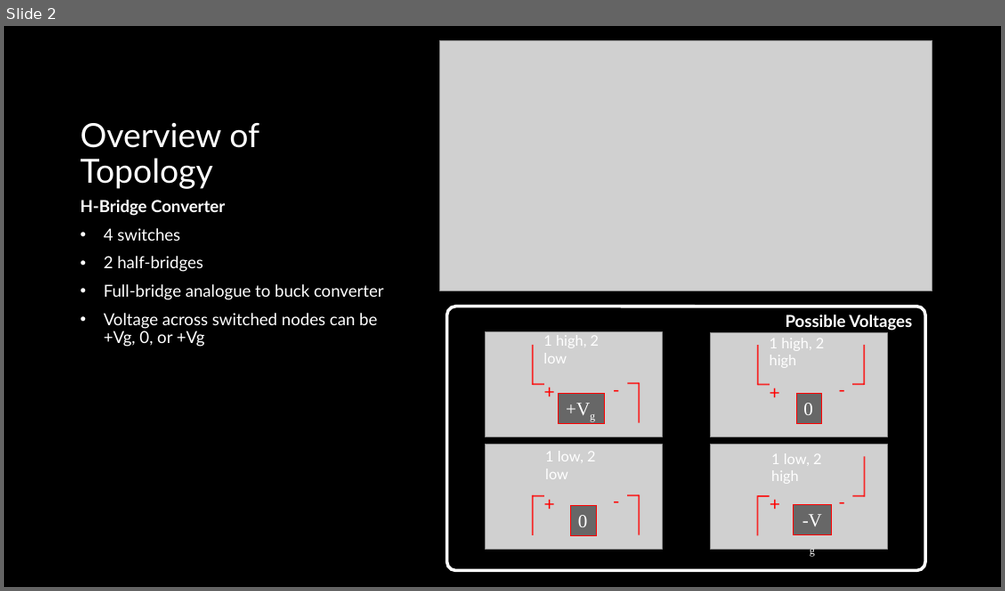
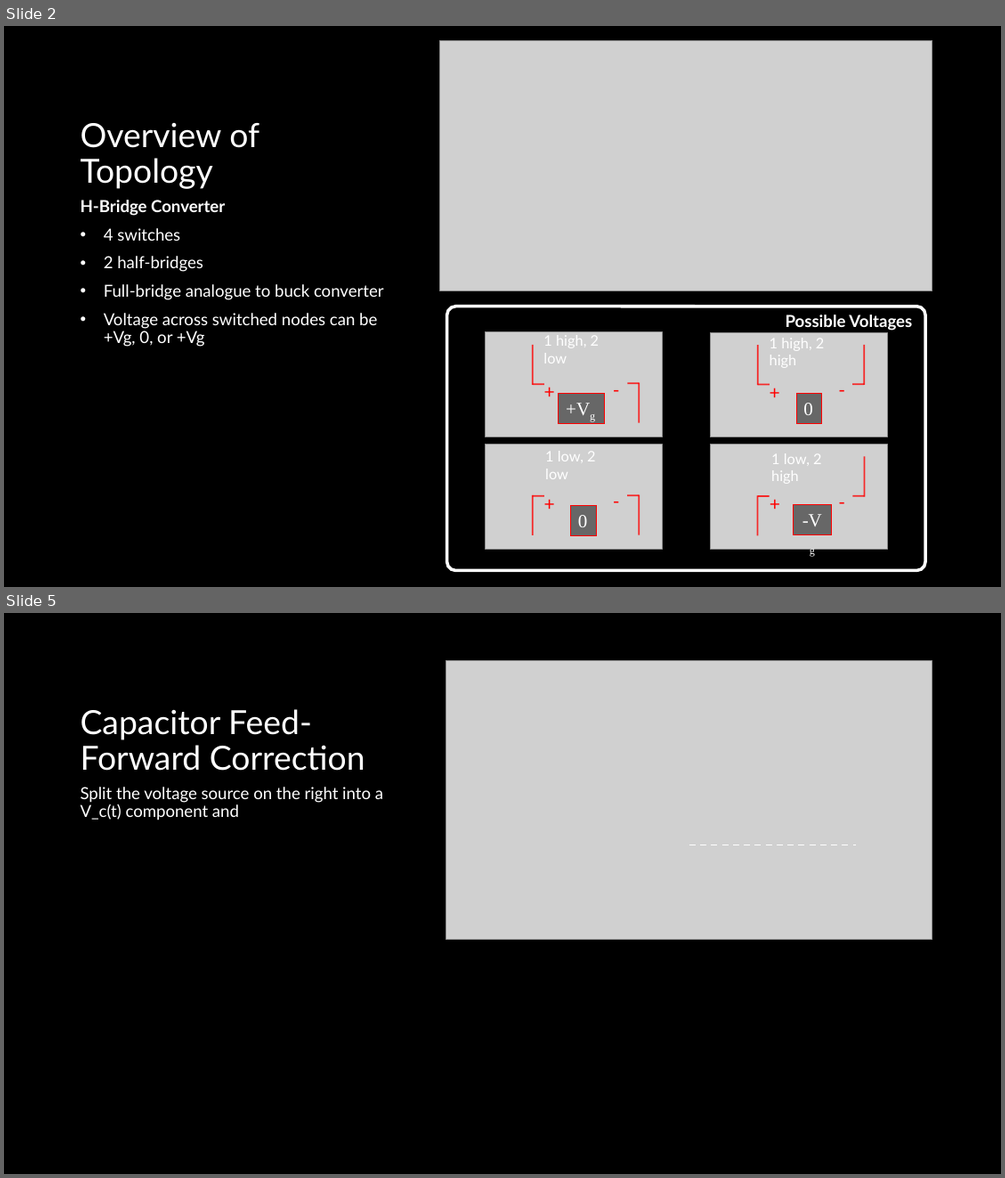
Before and after one commit to ut-ras/rm_electrical-supercap_v2, a slide deck: UT Robomasters – Supercap Power Stage Modeling.pptx. Shown one above the other, each under a label of ours: slide 2 before the commit, slides 2 and 5 after it; the slides between them are not shown. The pictures are 1005x591 and 1005x1178 pixels, drawn with LibreOffice and Linux fonts; fonts in the diff are those of the drawing; grey boxes stand for pictures. Boxes give left, top, right and bottom in pixels: in the first picture for what was removed or moved away, otherwise in the second. Text is boxed around its words. In the diff, an @@ line names an element or a change of style, - is before the commit and + after.

```diff
--- a/UT Robomasters – Supercap Power Stage Modeling.pptx
+++ b/UT Robomasters – Supercap Power Stage Modeling.pptx
@@ slide 5 added at box(4, 613, 1001, 1174), background #000000 @@
@@ picture added at box(446, 661, 932, 940) @@
@@ title added at box(81, 709, 365, 771), 32 pt, text #FFFFFF @@
+Capacitor Feed-Forward Correction
@@ text added at box(81, 787, 383, 820), 16 pt, text #FFFFFF @@
+Split the voltage source on the right into a V_c(t) component and
@@ line added from (689, 844) to (856, 844), #FFFFFF 1.5 pt dashed @@
```
Also in this commit, not shown: 3 slides changed, 2 other files.
